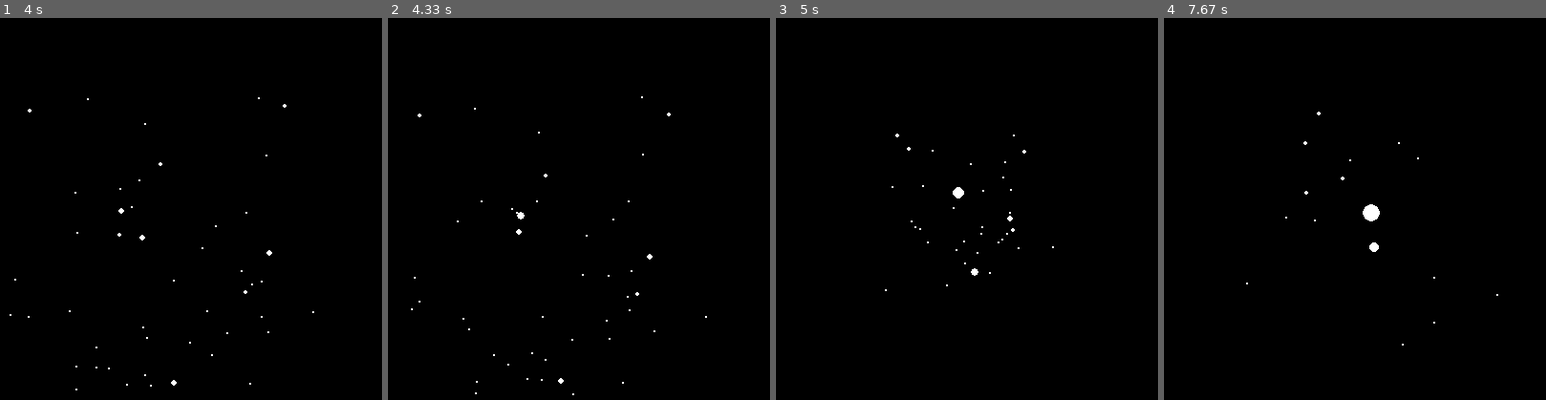
Above: before the commit, frames 1-4 (left to right).
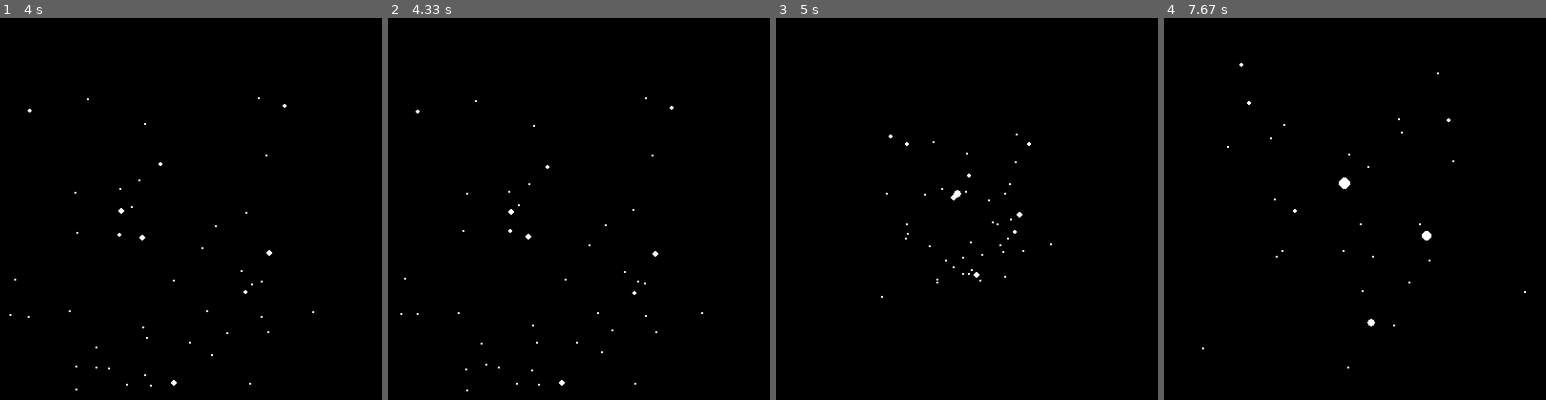
Above: after the commit, the same moments.

Repository: zxu32/PyGameTutorial
Game: pygame game, started from StarFormation.py
Same seed, same stepped clock (60 frames per second), same inputs: the game is played once before the commit and once after it.
Inputs:
- Up to frame 1 (4 s): hold Right 0.33-0.8 s; hold Up 0.83-1.13 s; hold Right 1.17-1.63 s; hold Left 1.67-2.2 s; hold Down 2.23-2.53 s; hold Left 2.57-2.97 s; hold Up 3-3.37 s; hold Right from 3.4 s (still down)
- Up to frame 2 (4.33 s): release Right at 4.03 s; tap Space at 4.07 s
- Up to frame 3 (5 s): hold Down 4.4-4.77 s; tap Space at 4.47, 4.87 s; hold Left from 4.8 s (still down); tap - at 4.95 s
- Up to frame 4 (7.67 s): tap Space at 5.17, 5.37, 5.67, 5.87, 6.2, 6.5, 6.7, 7, 7.27, 7.6 s; release Left at 5.27 s; hold Right 5.3-5.77 s; tap = at 5.45, 6.78 s; hold Up 5.8-6.1 s; hold Right 6.13-6.6 s; tap - at 6.28 s; hold Left 6.63-7.17 s; hold Down 7.2-7.5 s; hold Left from 7.53 s (still down)

Frame 1 is identical in both runs. In frame 2, 0.4% of the frame differs, in the area x 3-84%, y 20-99%; in frame 3, 0.3%; in frame 4, 0.5%, in the area x 10-95%, y 11-92%.

Commit message:
keyboardInteraction

Diff:
--- a/StarFormation.py
+++ b/StarFormation.py
@@ -43,6 +43,7 @@
     universe.addParticles(mass=particleMass, size=particleSize, color=(255, 255, 255))
 
 running = True
+paused = False
 while running:
     for event in pygame.event.get():
         if event.type == pygame.QUIT:
@@ -62,8 +63,11 @@
                 universeScreen.zoom(0.5)
             if event.key == pygame.K_r:
                 universeScreen.reset()
+            if event.key == pygame.K_SPACE:
+                paused = (True, False)[paused]  # flip the current value of paused
 
-    universe.update()
+    if not paused:
+        universe.update()
     screen.fill(universe.color)
     for p in universe.particles:
         x = int(universeScreen.mx + (universeScreen.dx + p.x) * universeScreen.magnification)
@@ -86,5 +90,3 @@
             universe.particles.remove(p)
 
     pygame.display.flip()
-
-# universeScreen.scroll(dx=1)
